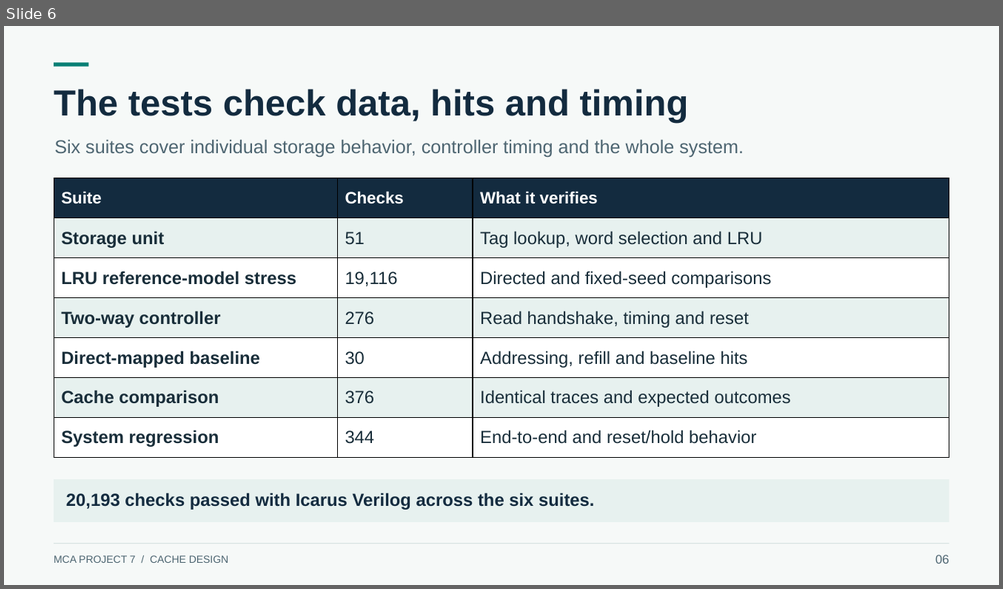
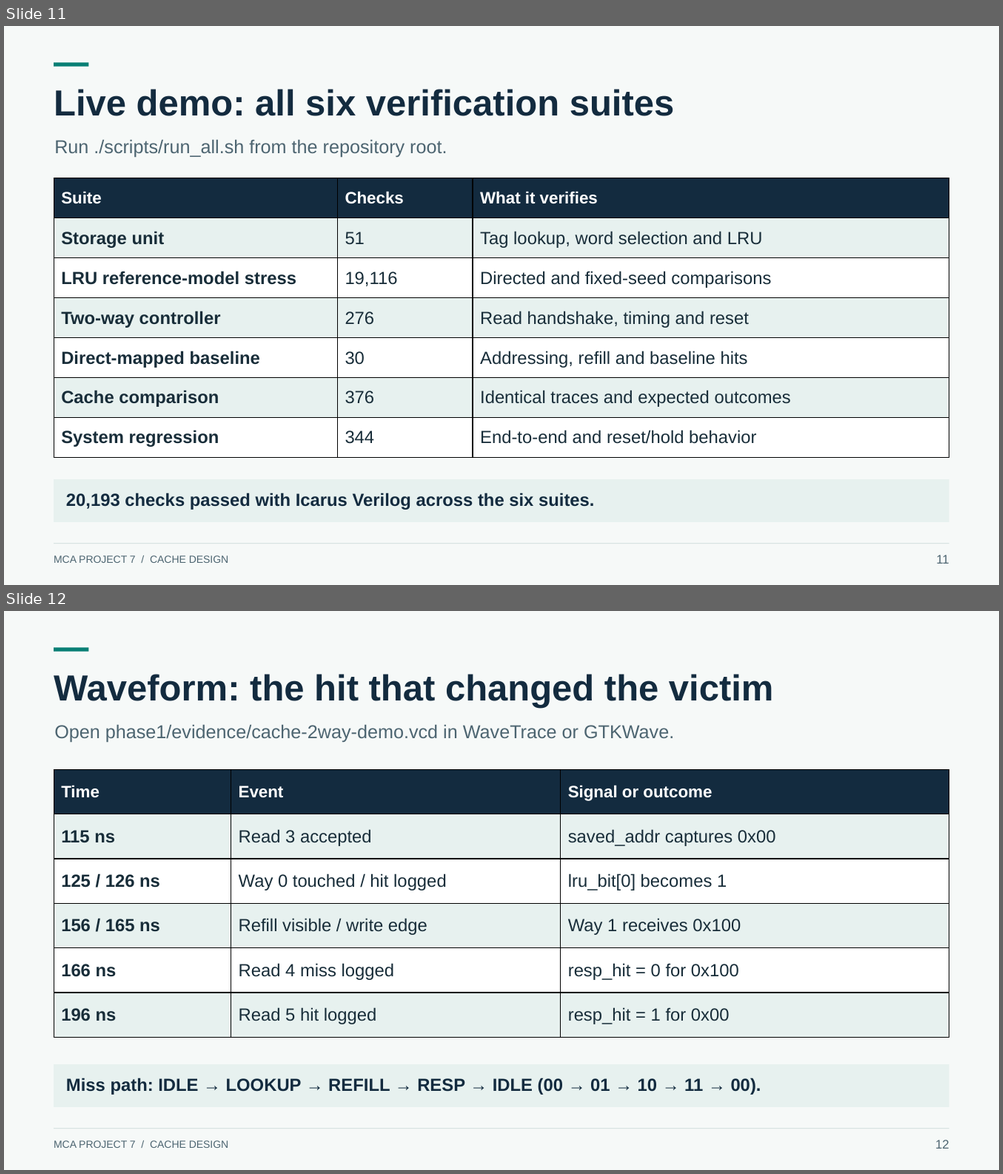
Before and after one commit to Kushal425/MCA-Project7-Team-5-1-MUX, a slide deck: phase2/presentation/MCA-Project7-Presentation.pptx. Shown one above the other, each under a label of ours: slide 6 before the commit, slides 11 and 12 after it. The pictures are 1003x589 and 1003x1174 pixels, drawn with LibreOffice and Linux fonts; fonts in the diff are those of the drawing. Boxes give left, top, right and bottom in pixels: in the first picture for what was removed or moved away, otherwise in the second. Text is boxed around its words. In the diff, an @@ line names an element or a change of style, - is before the commit and + after.

```diff
--- a/phase2/presentation/MCA-Project7-Presentation.pptx
+++ b/phase2/presentation/MCA-Project7-Presentation.pptx
@@ slide 12 added at box(4, 611, 999, 1170), background #F6F9F8 @@
@@ rectangle added at box(54, 647, 89, 651), fill #087F75 @@
@@ text added at box(54, 674, 774, 708), 35 pt, text #132B3F, bold @@
+Waveform: the hit that changed the victim
@@ text added at box(54, 724, 674, 742), 18 pt, text #4D6571 @@
+Open phase1/evidence/cache-2way-demo.vcd in WaveTrace or GTKWave.
@@ table added at box(54, 769, 950, 1037), 6 rows, 3 columns @@
+Time | Event | Signal or outcome
+115 ns | Read 3 accepted | saved_addr captures 0x00
+125 / 126 ns | Way 0 touched / hit logged | lru_bit[0] becomes 1
+156 / 165 ns | Refill visible / write edge | Way 1 receives 0x100
+166 ns | Read 4 miss logged | resp_hit = 0 for 0x100
+196 ns | Read 5 hit logged | resp_hit = 1 for 0x00
@@ rectangle added at box(54, 1065, 949, 1107), fill #E7F1EF @@
@@ text added at box(66, 1078, 761, 1095), 17 pt, text #132B3F, bold @@
+Miss path: IDLE → LOOKUP → REFILL → RESP → IDLE (00 → 01 → 10 → 11 → 00).
@@ text added at box(54, 1141, 228, 1148), 10 pt, text #4D6571 @@
+MCA PROJECT 7 / CACHE DESIGN
@@ rectangle added at box(54, 1129, 949, 1130), fill #C7D8D7 @@
@@ text added at box(935, 1140, 949, 1149), 12 pt, text #4D6571 @@
+12
@@ what was slide 6 is now slide 11 @@
@@ slide 11 changed as well @@
@@ text at box(54, 89, 674, 116): text changed @@
-The tests check data, hits and timing
+Live demo: all six verification suites
@@ text at box(54, 139, 447, 157): text changed @@
-Six suites cover individual storage behavior, controller timing and the whole system.
+Run ./scripts/run_all.sh from the repository root.
@@ text at box(936, 555, 948, 564): text changed @@
-06
+11
```
Also in this commit, not shown: 5 other slides changed, 6 other slides added, 4 slides removed, 1 other file.
